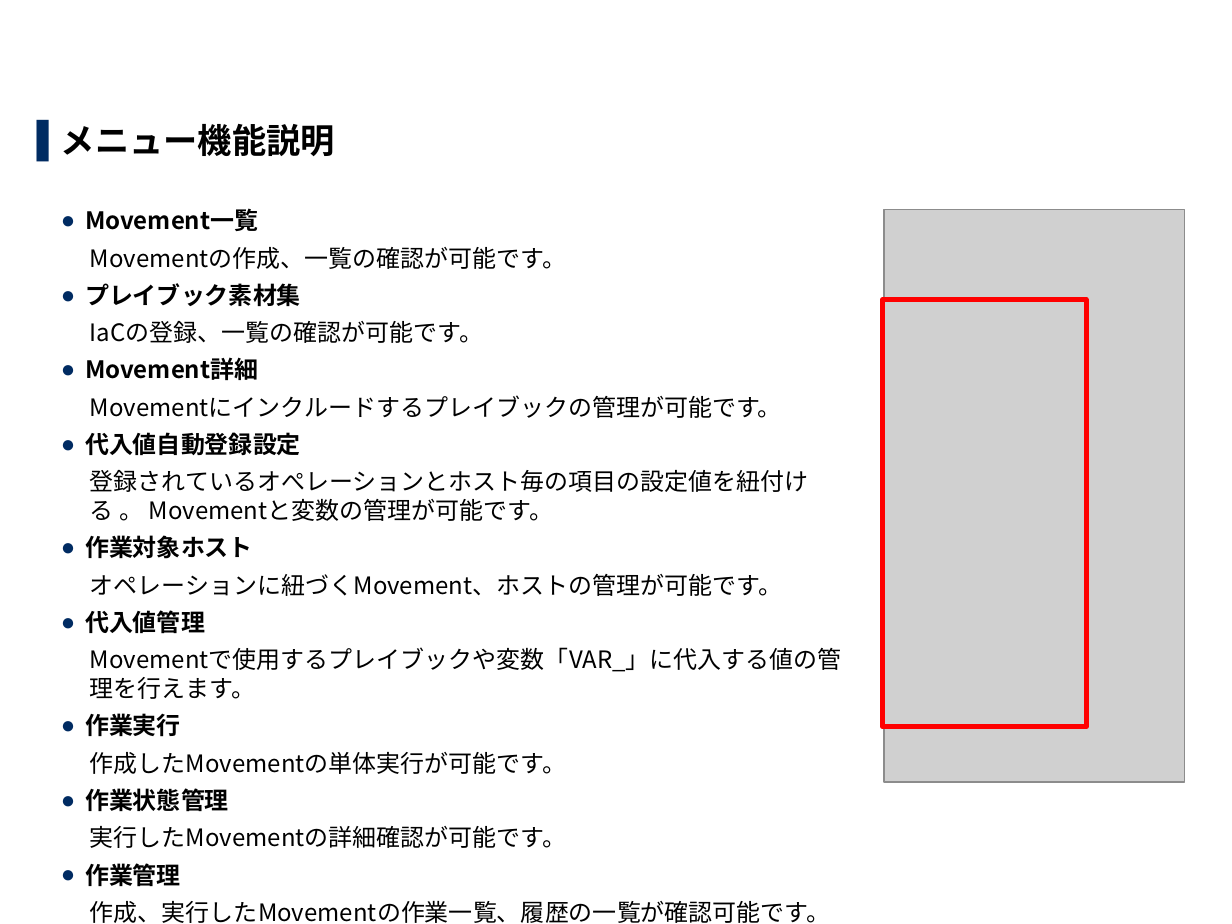
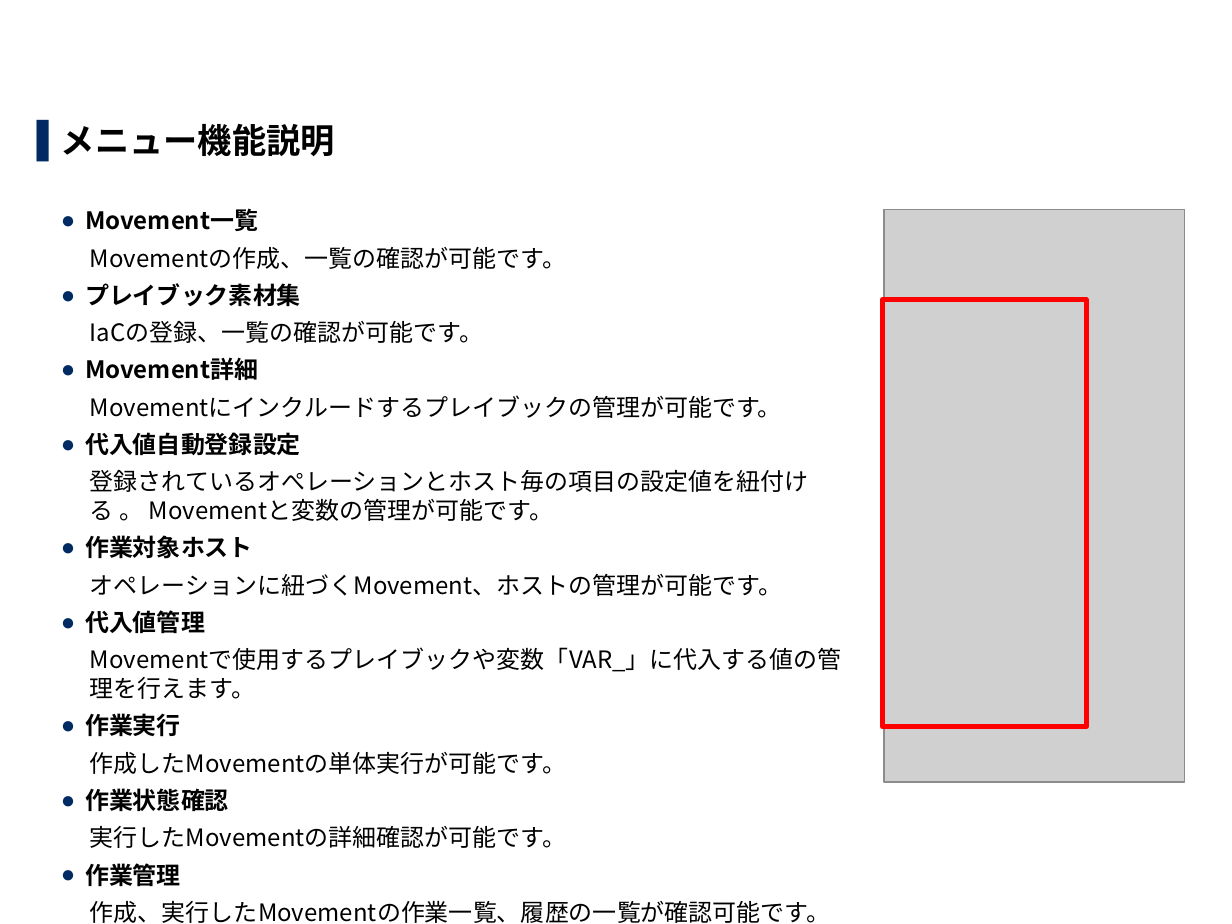
Before and after one commit to exastro-suite/it-automation-docs, a slide deck: slide 12 of asset/Learn_ja/ITA-Ansible-Driver_ja.pptx. Drawn at 1232x924 pixels with LibreOffice and Linux fonts; fonts in the diff are those of the drawing; grey boxes stand for pictures; background and template pictures are left out. Boxes give left, top, right and bottom in pixels: in the first picture for what was removed or moved away, otherwise in the second. Text is boxed around its words. In the diff, an @@ line names an element or a change of style, - is before the commit and + after.

Commit message:
modified ITA-Ansible-Driver

```diff
--- a/asset/Learn_ja/ITA-Ansible-Driver_ja.pptx
+++ b/asset/Learn_ja/ITA-Ansible-Driver_ja.pptx
@@ text at box(85, 788, 229, 811): text changed @@
-  ● 作業状態管理
+  ● 作業状態確認
```
Also in this commit, not shown: 8 other slides changed, 1 slide added, 1 other file.
